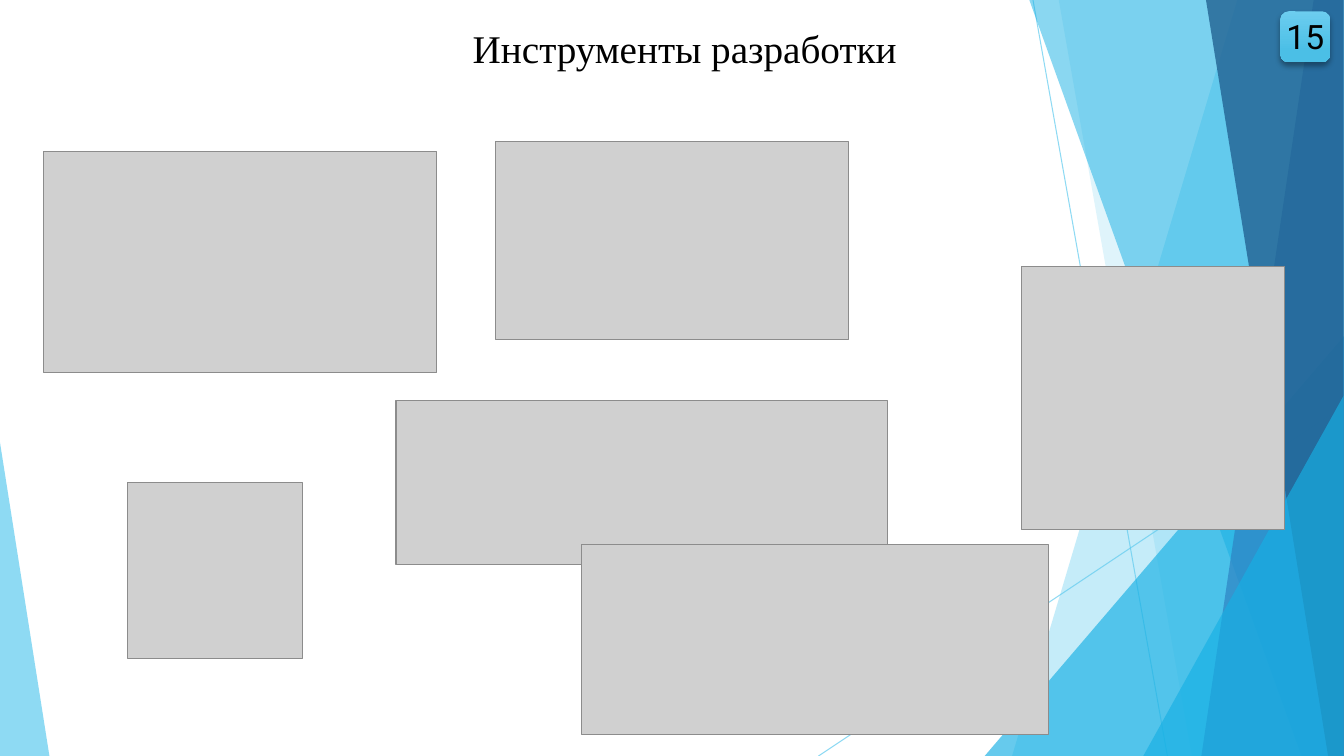
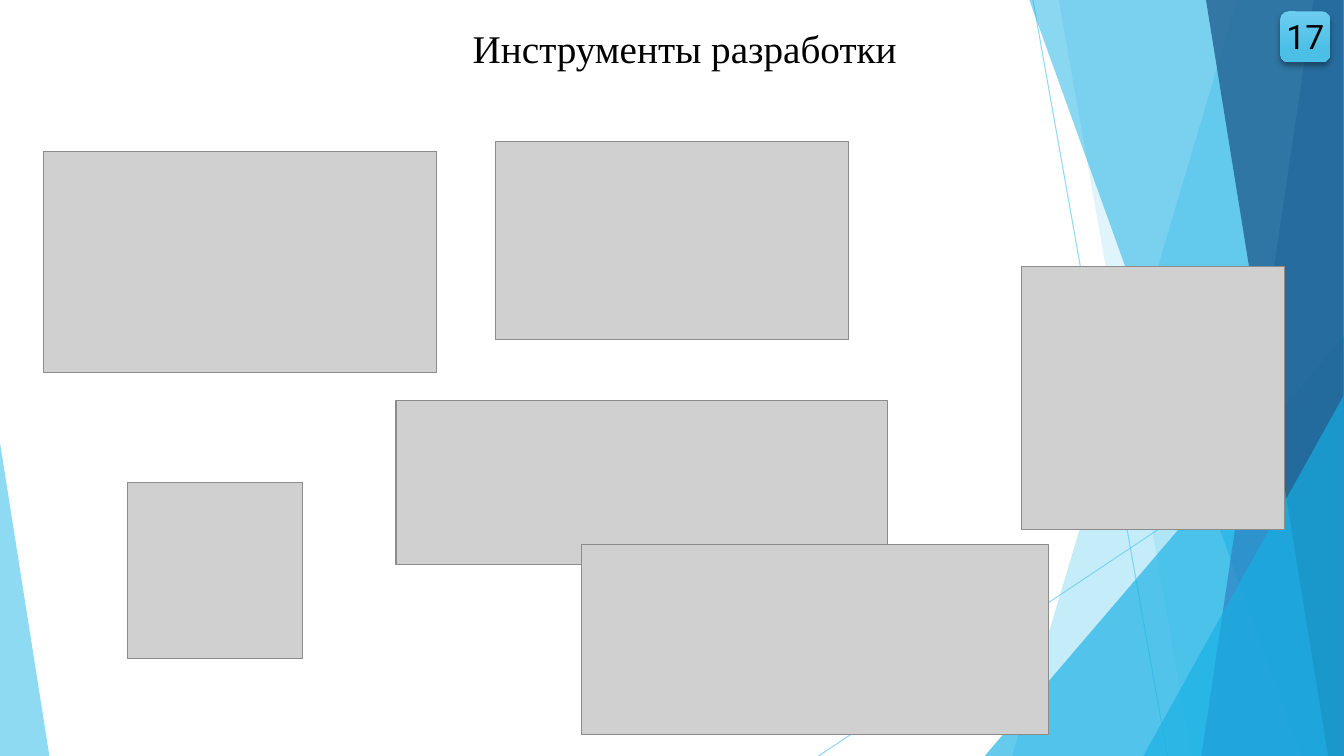
Before and after one commit to wolfufu/EpidemicModelsApp, a slide deck: slide 17 of VKR_Volkova_VMO41.pptx (slide 15 before the commit). Drawn at 1344x756 pixels with LibreOffice and Linux fonts; fonts in the diff are those of the drawing; grey boxes stand for pictures. Boxes give left, top, right and bottom in pixels: in the first picture for what was removed or moved away, otherwise in the second. Text is boxed around its words. In the diff, an @@ line names an element or a change of style, - is before the commit and + after.

```diff
--- a/VKR_Volkova_VMO41.pptx
+++ b/VKR_Volkova_VMO41.pptx
@@ text at [1286, 25, 1324, 49]: text changed @@
-15
+17
```
Also in this commit, not shown: 6 other slides changed, 2 slides added, 7 other files.
